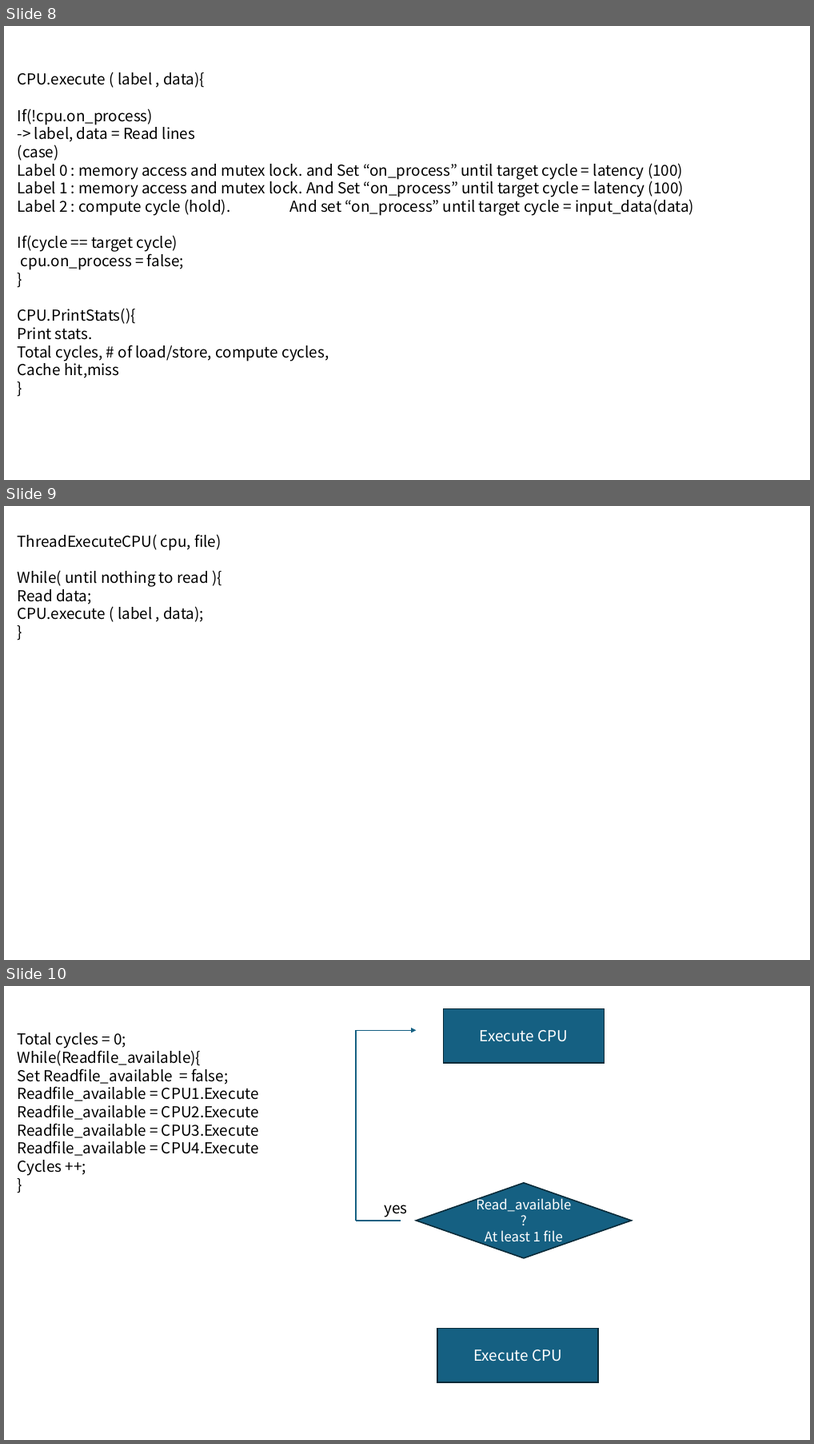
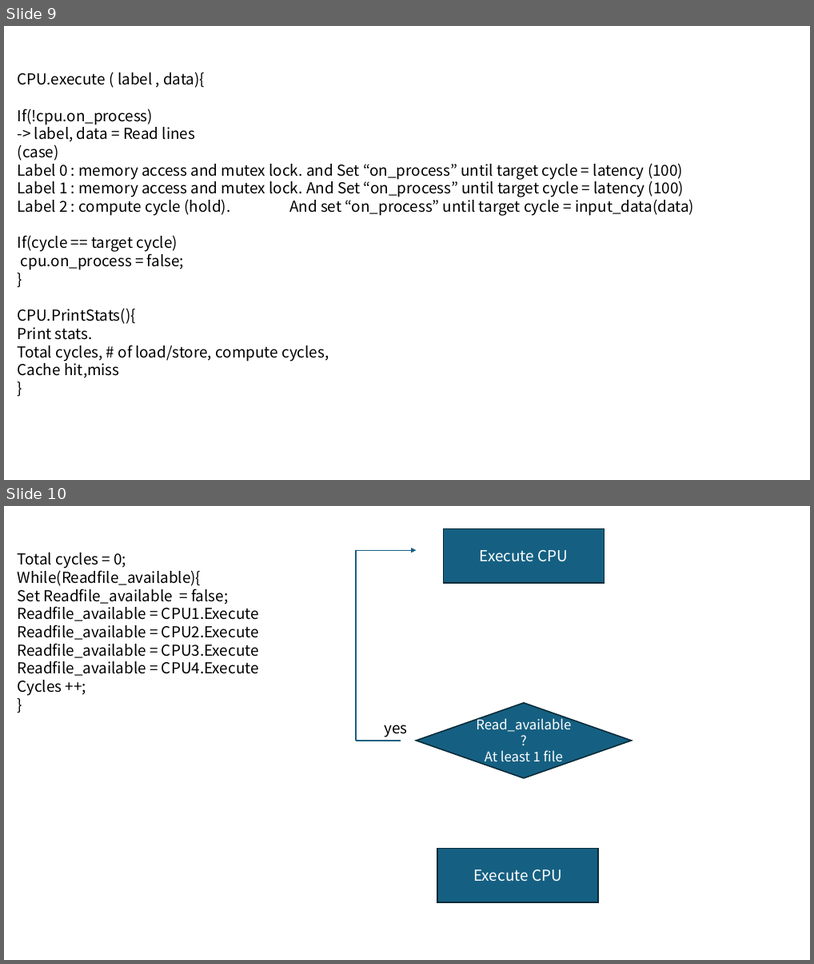
Before and after one commit to GillchLee/CS4223, a slide deck: assignment2/Assignment2.pptx. Shown one above the other, each under a label of ours: slides 8, 9 and 10 before the commit, slides 9 and 10 after it. The pictures are 814x1444 and 814x964 pixels, drawn with LibreOffice and Linux fonts; fonts in the diff are those of the drawing. Boxes give left, top, right and bottom in pixels: in the first picture for what was removed or moved away, otherwise in the second. Text is boxed around its words. In the diff, an @@ line names an element or a change of style, - is before the commit and + after.

Commit message:
ppt

```diff
--- a/assignment2/Assignment2.pptx
+++ b/assignment2/Assignment2.pptx
@@ slide 9 removed at [4, 506, 810, 960], background #FFFFFF @@
@@ text removed at [18, 534, 222, 622] @@
-ThreadExecuteCPU( cpu, file)
-While( until nothing to read ){
-Read data;
-CPU.execute ( label , data);
-}
@@ what was slide 8 is now slide 9 @@
```
Also in this commit, not shown: 1 slide added.
